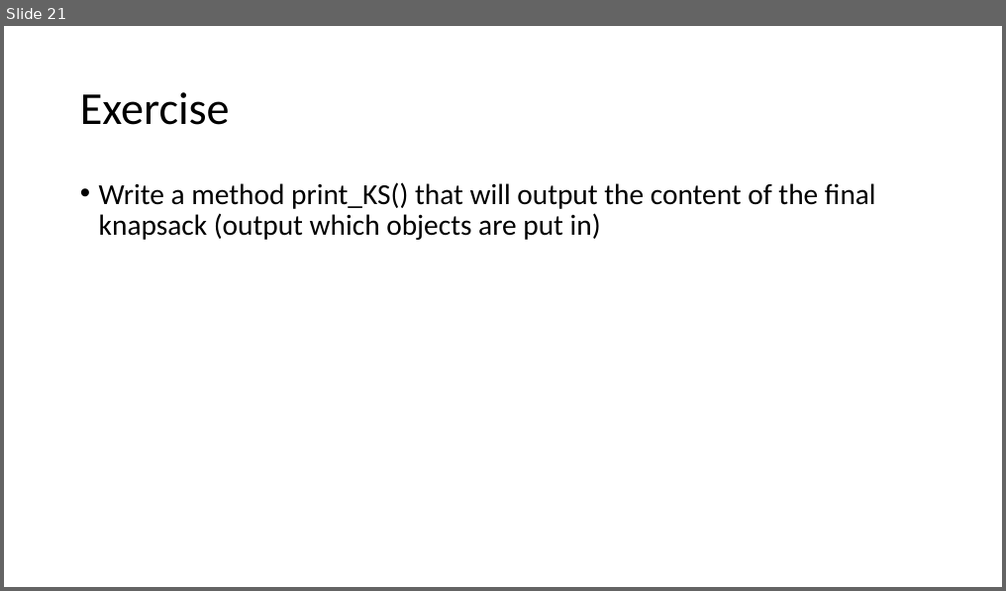
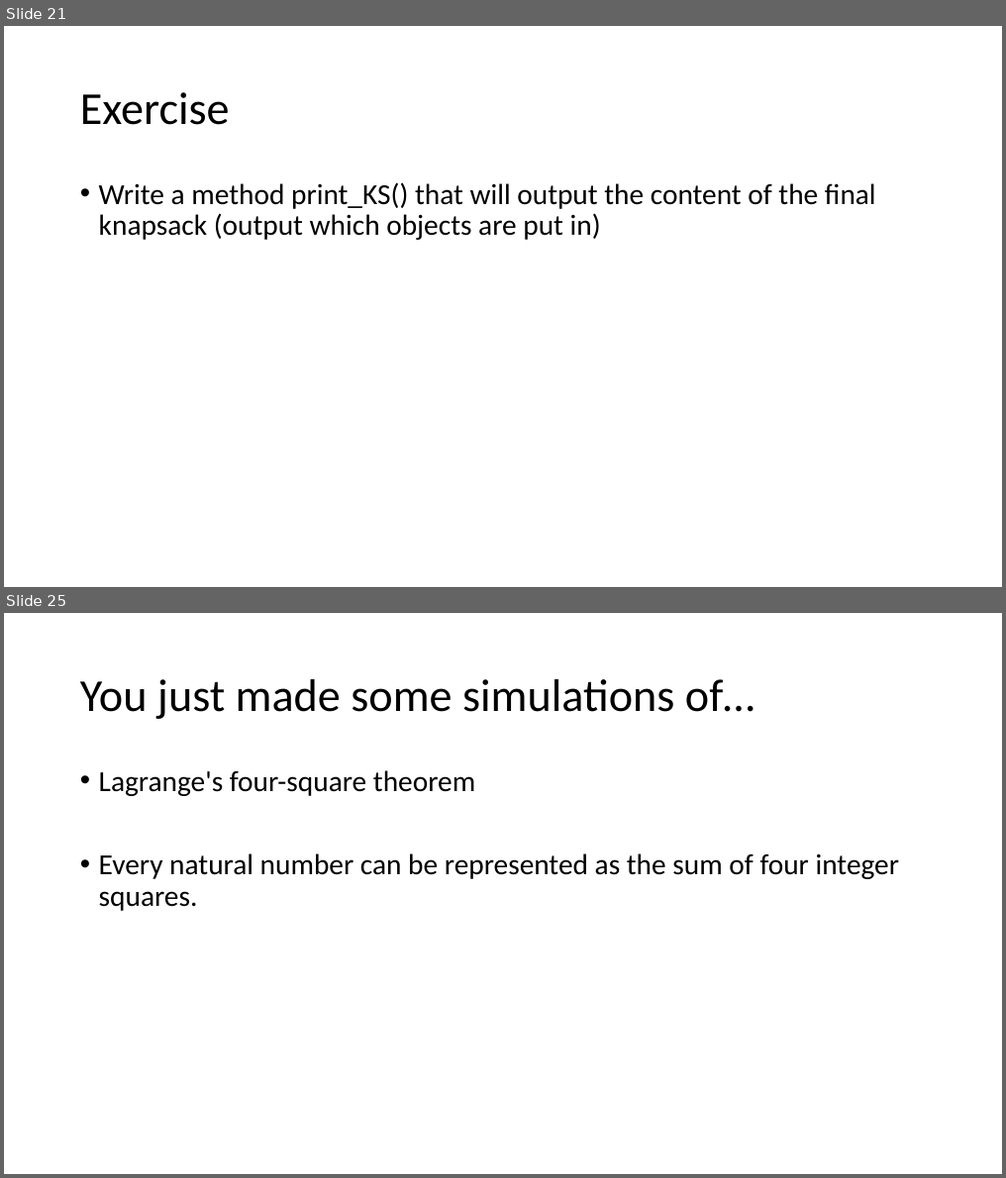
Before and after one commit to kwea123/cpp_data_algo, a slide deck: 11_DP.pptx. Shown one above the other, each under a label of ours: slide 21 before the commit, slides 21 and 25 after it; the slides between them are not shown. The pictures are 1006x591 and 1006x1178 pixels, drawn with LibreOffice and Linux fonts; fonts in the diff are those of the drawing. Boxes give left, top, right and bottom in pixels: in the first picture for what was removed or moved away, otherwise in the second. Text is boxed around its words. In the diff, an @@ line names an element or a change of style, - is before the commit and + after.

```diff
--- a/11_DP.pptx
+++ b/11_DP.pptx
@@ slide 25 added at (4, 613, 1002, 1174), background #FFFFFF @@
@@ title added at (80, 679, 754, 719), 44 pt, text #000000 @@
+You just made some simulations of…
@@ text added at (99, 770, 899, 911), 28 pt, text #000000 @@
+• Lagrange's four-square theorem
+• Every natural number can be represented as the sum of four integer squares.
```
Also in this commit, not shown: 3 other slides added, 1 slide removed.
